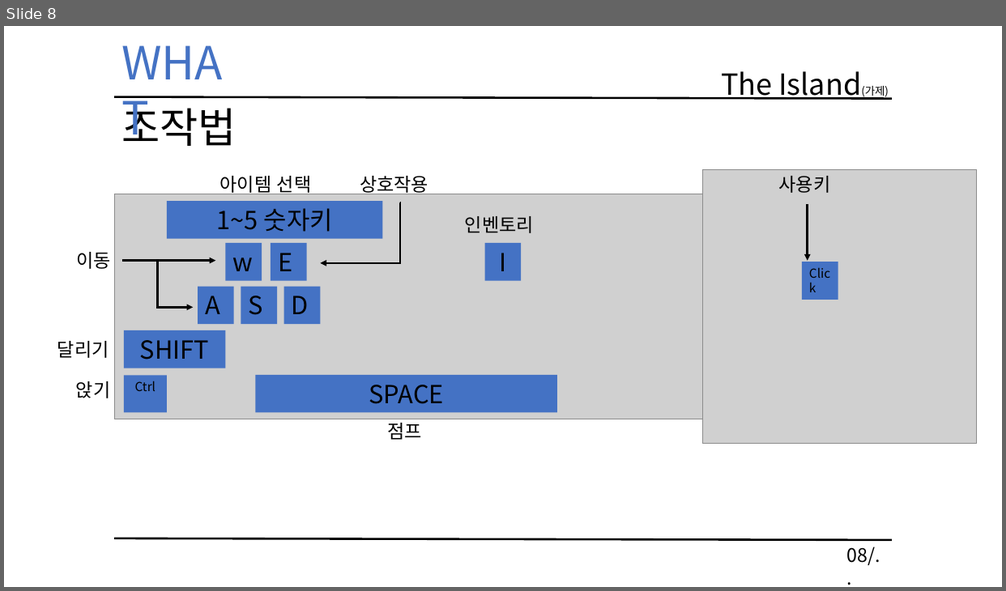
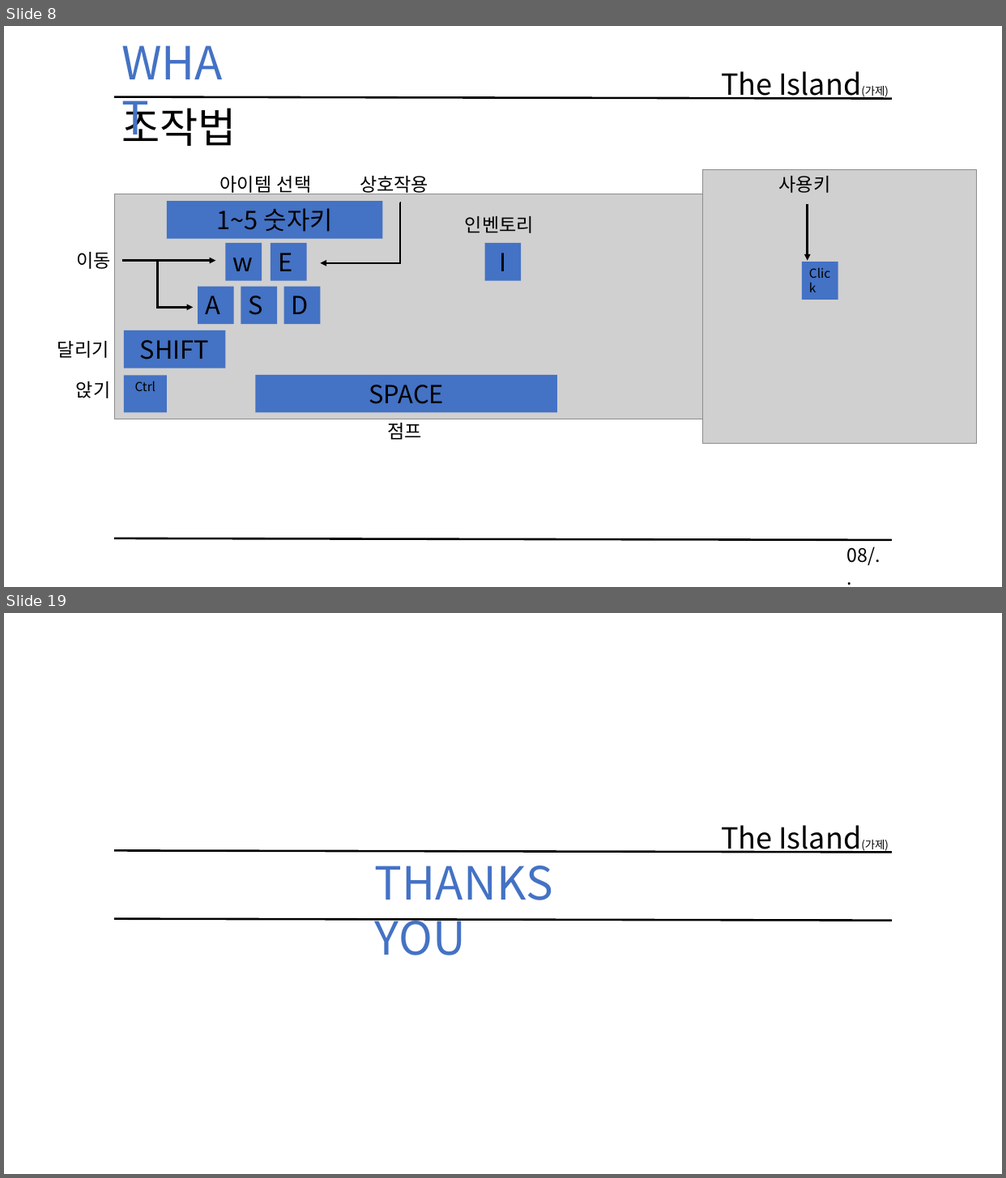
Before and after one commit to KimHaYoon/SickPerson, a slide deck: 문서/졸업작품 게임 기획서 초안.pptx. Shown one above the other, each under a label of ours: slide 8 before the commit, slides 8 and 19 after it; the slides between them are not shown. The pictures are 1006x591 and 1006x1178 pixels, drawn with LibreOffice and Linux fonts; fonts in the diff are those of the drawing; grey boxes stand for pictures. Boxes give left, top, right and bottom in pixels: in the first picture for what was removed or moved away, otherwise in the second. Text is boxed around its words. In the diff, an @@ line names an element or a change of style, - is before the commit and + after.

```diff
--- a/문서/졸업작품 게임 기획서 초안.pptx
+++ b/문서/졸업작품 게임 기획서 초안.pptx
@@ slide 19 added at [4,613,1002,1174], background #FFFFFF @@
@@ text added at [721,825,889,854], 28 pt, text #000000 @@
+The Island(가제)
@@ line added from (114, 851) to (892, 853), #000000 2 pt @@
@@ text added at [375,866,553,956], 44 pt, text #4472C4 @@
+THANKS YOU
@@ line added from (114, 919) to (892, 921), #000000 2 pt @@
```
Also in this commit, not shown: 9 slides changed, 4 other slides added.
